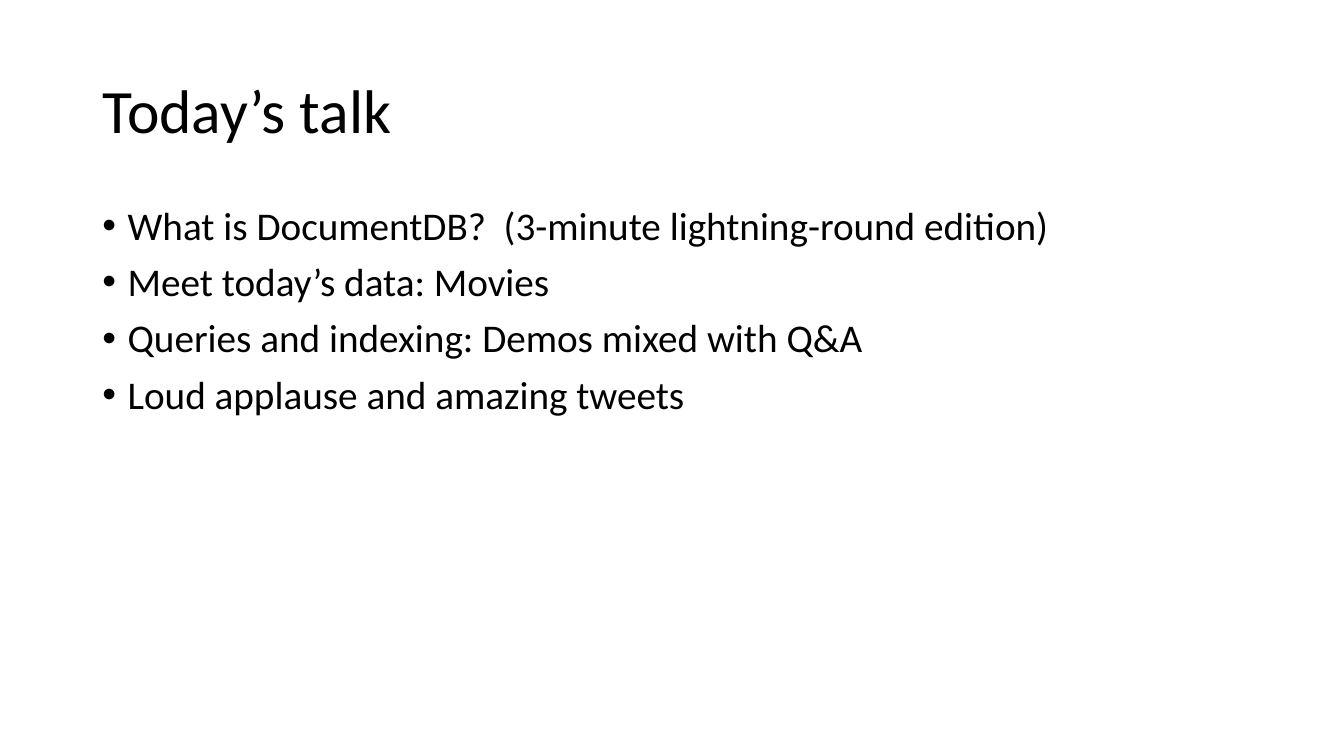
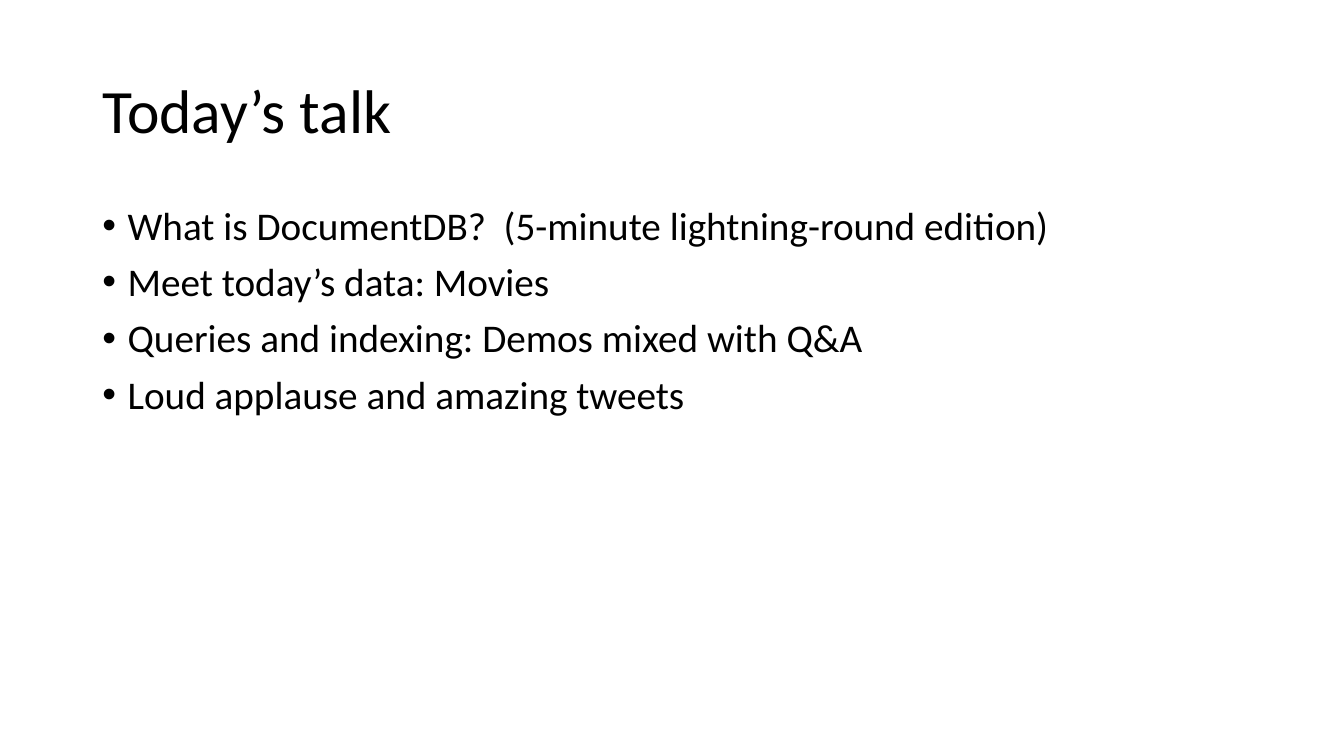
Before and after one commit to dmakogon/nosqlnow2015, a slide deck: slide 2 of indexing-nirvana.pptx. Drawn at 1344x756 pixels with LibreOffice and Linux fonts; fonts in the diff are those of the drawing. Boxes give left, top, right and bottom in pixels: in the first picture for what was removed or moved away, otherwise in the second. Text is boxed around its words. In the diff, an @@ line names an element or a change of style, - is before the commit and + after.

```diff
--- a/indexing-nirvana.pptx
+++ b/indexing-nirvana.pptx
@@ text at bbox=[128, 211, 1048, 247]: text changed @@
-• What is DocumentDB? (3-minute lightning-round edition)
+• What is DocumentDB? (5-minute lightning-round edition)
```
Also in this commit, not shown: 2 other slides changed, 10 slides added.
